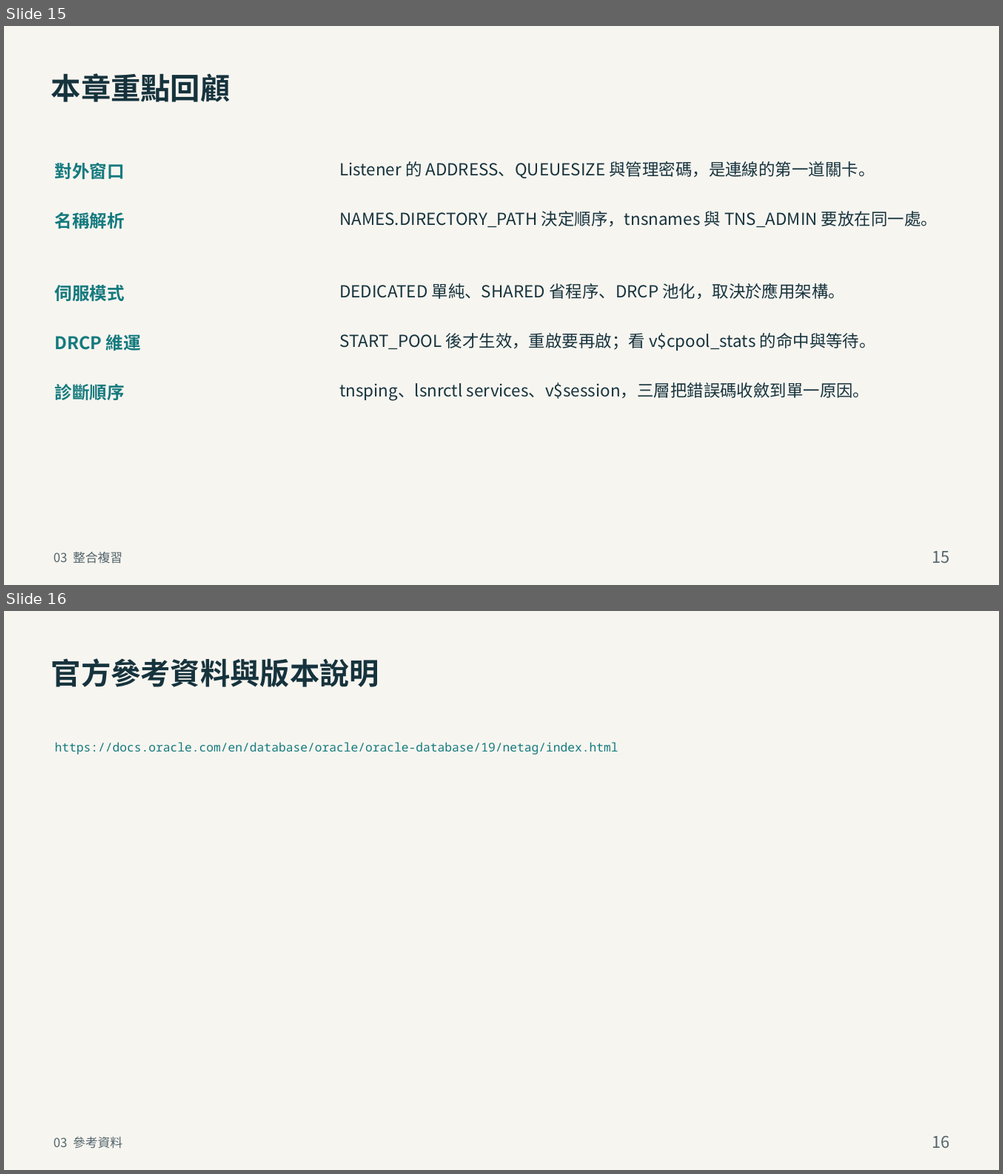
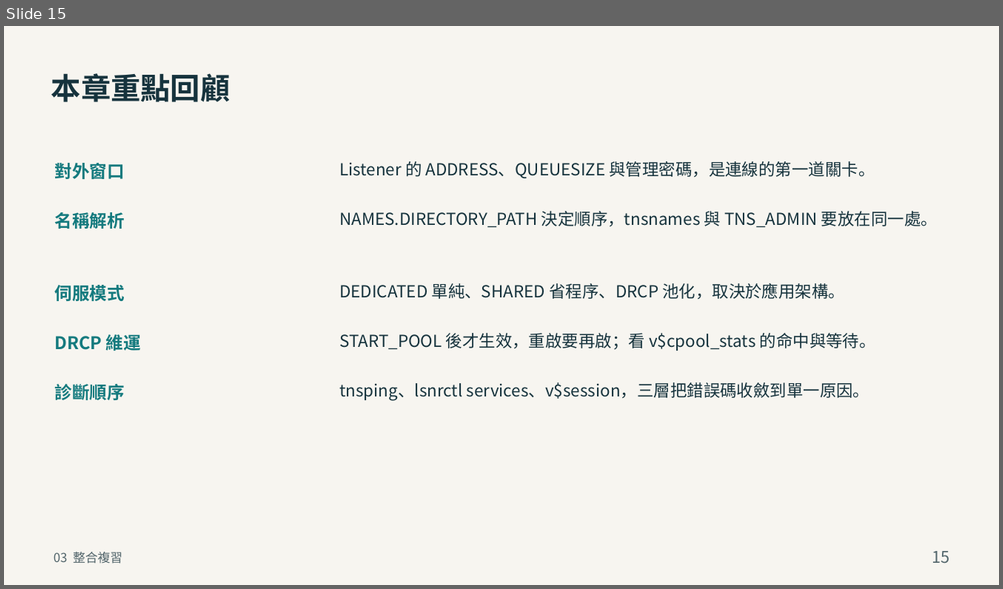
Before and after one commit to YouAreTheBlueSky/Oracle-DBA-Training-Docs, a slide deck: deliver_beginner/03_Oracle_DBA_Net_Services.pptx. Shown one above the other, each under a label of ours: slides 15 and 16 before the commit, slide 15 after it. The pictures are 1003x1174 and 1003x589 pixels, drawn with LibreOffice and Linux fonts; fonts in the diff are those of the drawing. Boxes give left, top, right and bottom in pixels: in the first picture for what was removed or moved away, otherwise in the second. Text is boxed around its words. In the diff, an @@ line names an element or a change of style, - is before the commit and + after.

Commit message:
第 3 章移除參考資料頁（16 → 15 頁）
新增章層級 skip_refs 開關，build_chapter 的頁數計算與產生流程都支援；build_beginner／build_advanced 改用 count_pages() 避免頁數判斷寫死。索引與 README 已同步為 15 頁、總計 236 頁。

```diff
--- a/deliver_beginner/03_Oracle_DBA_Net_Services.pptx
+++ b/deliver_beginner/03_Oracle_DBA_Net_Services.pptx
@@ slide 16 removed at box(4, 611, 999, 1170), background #F7F5F0 @@
@@ text removed at box(51, 658, 380, 687) @@
-官方參考資料與版本說明
@@ text removed at box(55, 742, 618, 755) @@
-https://docs.oracle.com/en/database/oracle/oracle-database/19/netag/index.html
@@ text removed at box(54, 1137, 122, 1149) @@
-03 參考資料
@@ text removed at box(932, 1136, 950, 1148) @@
-16
```
Also in this commit, not shown: 1 slide changed, 19 other files.
